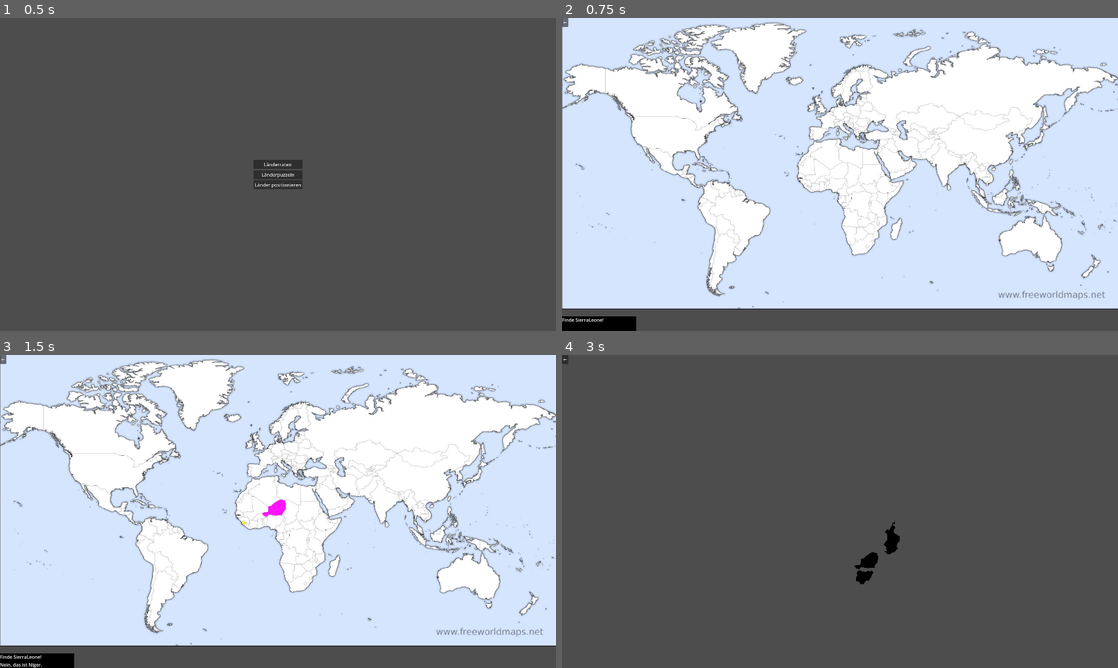
Above: before the commit, frames 1-4 (two rows, left to right).
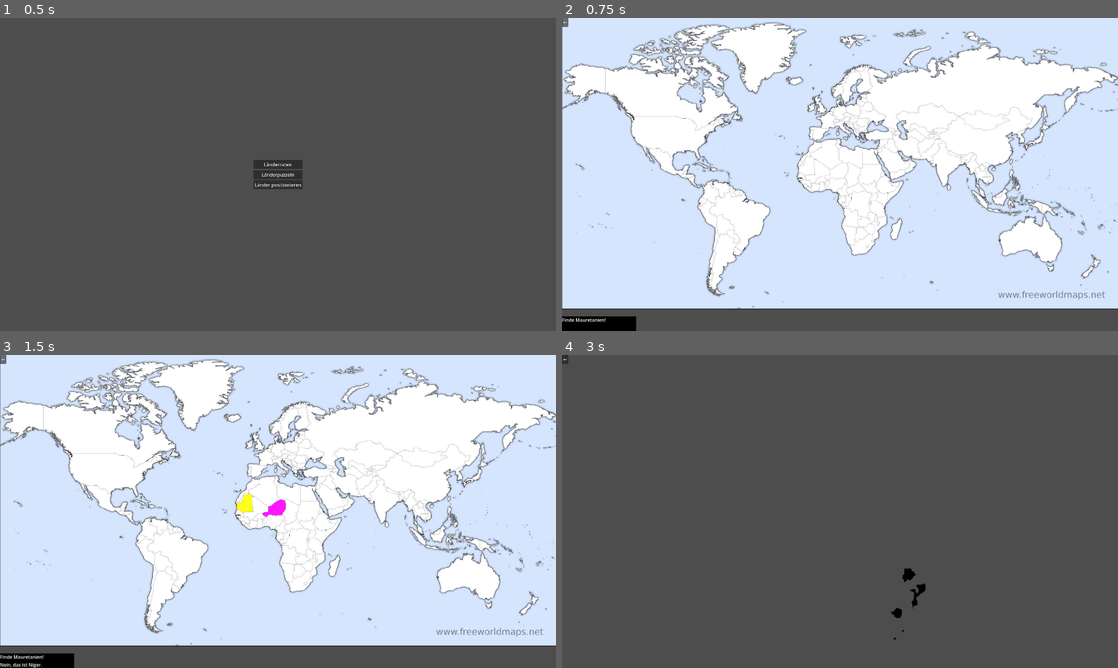
Above: after the commit, the same moments.

Repository: Anomasie/Atlas
Game: Godot game, scene res://szenen/GAME.tscn
Two runs of this game, one before a commit and one after it. Both use one fixed random seed, a clock stepped at 60 frames per second and the inputs below.
Inputs (mouse positions are in pixels of both pictures, inside the frame that each line leads up to):
- Up to frame 1 (0.5 s): no input
- Up to frame 2 (0.75 s): click "Länderraten" at 0.5 s
- Up to frame 3 (1.5 s): click (278, 511) at 1.25 s
- Up to frame 4 (3 s): click "←" at 2 s; click "Länderpuzzeln" at 2.75 s

Frame 1 is identical in both runs. In frame 2, less than 0.1% of the frame differs, in the area x 2-8%, y 95-98%; in frame 3, 0.2%; in frame 4, 0.6%, in the area x 52-66%, y 53-92%.

Commit message:
random puzzles

Diff:
--- a/karten/Länder.csv
+++ b/karten/Länder.csv
@@ -1,13 +1,14 @@
 Key;German;Neighbors
 Aegypten;Ägypten;Libyen,Palestina,Israel,Jordan,Sudan
 Aequatorialguinea;Äquatorialguinea;Gabun,Kamerun,SaoTomeUndPrincipe
+Aethiopien;Äqthiopien;Eritrea,Somaliland,Somalia,Kenia,Suedsudan,Sudan,Dschibuti
 Algerien;Algerien;Tunesien,Libyen,Niger,Mali,Mauretanien,Marokko
-Angola;Angola;DemokratischeRepubklikKongo,Kongo,Sambia,Namibia
+Angola;Angola;DemokratischeRepublikKongo,Kongo,Sambia,Namibia
 Benin;Benin;Nigeria,Niger,BurkinaFaso,Togo
 Botswana;Botswana;Namibia,Simbabwe,Suedafrika
-Burundi;Burundi;DemokratischeRepubklikKongoRuanda,Tansania
 BurkinaFaso;Burkina Faso;Benin,Togo,Ghana,Elfenbeinkueste,Mali,Niger
-DemokratischeRepubklikKongo;Demokratische Repubklik Kongo;Suedsudan,Uganda,Ruanda,Tansania,ZentralafrikanischeRepublik,Kongo,Angola,Sambia,Burundi
+Burundi;Burundi;DemokratischeRepublikKongo,Ruanda,Tansania
+DemokratischeRepublikKongo;Demokratische Republik Kongo;Suedsudan,Uganda,Ruanda,Tansania,ZentralafrikanischeRepublik,Kongo,Angola,Sambia,Burundi
 Dschibuti;Dschibuti;Eritrea,Aethiopien,Somaliland
 Elfenbeinkueste;Elfenbeinküste;Ghana,BurkinaFaso,Mali,Guinea,Liberia
 Eritrea;Eritrea;Dschibuti,Aethiopien,Sudan
@@ -18,12 +19,15 @@
 Guinea;Guinea;Mali,Guinea-Bissau,Senegal,SierraLeone,Liberia,Elfenbeinkueste
 Guinea-Bissau;Guinea-Bissau;Guinea,Senegal
 Kamerun;Kamerun;ZentralafrikanischeRepublik,Tschad,Nigeria,Gabun,Kongo,Aequatorialguinea,SaoTomeUndPrincipe
+KapVerde;Kap Verde;
 Kenia;Kenia;Somalia,Aethiopien,Suedsudan,Uganda,Tansania
-Kongo;Kongo;DemokratischeRepubklikKongo,ZentralafrikanischeRepublik,Kamerun,Gabun,Angola
+Komoren;Komoren;Madagaskar,Tansania,Mosambik
+Kongo;Kongo;DemokratischeRepublikKongo,ZentralafrikanischeRepublik,Kamerun,Gabun,Angola
 Lesotho;Lesotho;Suedafrika
 Liberia;Liberia;Elfenbeinkueste,Guinea,SierraLeone
 Libyen;Libyen;Algerien,Tunesien,Aegypten,Sudan,Tschad,Niger
 Madagaskar;Madagaskar;Mauritius,Seychellen
+Malawi;Malawi;Tansania,Mosambik,Sambia
 Mali;Mali;Algerien,Mauretanien,Niger,Senegal,Guinea,Elfenbeinkueste,BurkinaFaso
 Marokko;Marokko;WestSahara,Algerien,Mauretanien
 Mauretanien;Mauretanien;Mali,Algerien,Westsahara,Senegal,Mali
@@ -32,8 +36,8 @@
 Namibia;Namibia;Angola,Botswana,Sambia,Suedafrika
 Niger;Niger;Libyen,Tschad,Nigeria,Benin,BurkinaFaso,Mali,Algerien
 Nigeria;Nigeria;Kamerun,Tschad,Niger,Benin
-Ruanda;Ruanda;DemokratischeRepubklikKongo,Burundi,Uganda,Tansania
-Sambia;Sambia;DemokratischeRepubklikKongoAngola,Namibia,Simbabwe,Mosambik,Malawi,Tansania
+Ruanda;Ruanda;DemokratischeRepublikKongo,Burundi,Uganda,Tansania
+Sambia;Sambia;DemokratischeRepublikKongo,Angola,Namibia,Simbabwe,Mosambik,Malawi,Tansania
 Senegal;Senegal;Gambien,Mauretanien,Mali,Guinea,Guinea-Bissau
 Seychellen;Seychellen;Madagaskar,Mauritius
 SierraLeone;Sierra Leone;Liberia,Guinea
@@ -43,13 +47,10 @@
 Sudan;Sudan;Aegypten,Libyen,Tschad,ZentralafrikanischeRepublik,Suedsudan,Eritrea,Aethiopien
 Suedafrika;Südafrika;Lesotho,Eswatini,Mosambik,Namibia,Botswana,Simbabwe
 Suedsudan;Suedsudan;Sudan,Aethiopien,Kenia,Uganda,ZentralafrikanischeRepublik,DemokratischeRepublikKongo
-Tansania;Tansania;DemokratischeRepubklikKongo,Kenia,Ruanda,Burundi,Sambia,Malawi,Mosambik
+Tansania;Tansania;DemokratischeRepubkliKongo,Kenia,Ruanda,Burundi,Sambia,Malawi,Mosambik
 Togo;Togo;Benin,BurkinaFaso,Ghana
 Tschad;Tschad;ZentralafrikanischeRepublik,Sudan,Libyen,Niger,Nigeria,Kamerun
 Tunesien;Tunesien;Algerien,Libyen
-Uganda;Uganda;DemokratischeRepubklikKongo,Suedsudan,Kenia,Ruanda
+Uganda;Uganda;DemokratischeRepublikKongo,Suedsudan,Kenia,Ruanda
 Westsahara;Westsahara;Marokko,Mauretanien
-ZentralafrikanischeRepublik;Zentralafrikanische Republik;DemokratischeRepubklikKongo, Suedsudan,Tschad,Sudan,Kamerun,Kongo
-KapVerde;Kap Verde;
-Komoren;Komoren;Madagaskar,Tansania,Mosambik
-Malawi;Malawi;Tansania,Mosambik,Sambia
+ZentralafrikanischeRepublik;Zentralafrikanische Republik;DemokratischeRepublikKongo, Suedsudan,Tschad,Sudan,Kamerun,Kongo
--- a/szenen/Global.gd
+++ b/szenen/Global.gd
@@ -17,7 +17,7 @@
 			if keys[i] != "Neighbors":
 				countries[row_split[0]][keys[i]] = row_split[i]
 			else:
-				countries[row_split[0]][keys[i]] = row_split[i].split(",")
+				countries[row_split[0]][keys[i]] = Array(row_split[i].split(","))
 
 func wait(wait_time: float = 1.0) -> void:
 	if wait_time > 0:
--- a/szenen/Karte.gd
+++ b/szenen/Karte.gd
@@ -82,3 +82,12 @@
 			new_texture.centered = false
 #			new_texture.mouse_filter = Control.MOUSE_FILTER_IGNORE
 			AllSprites.add_child(new_texture)
+
+func random_cohesive_countries(start_country:String = Global.countries.keys().pick_random(), length=6) -> Array:
+	var result : Array = [start_country]
+	for _i in length - 1:
+		var new_entry : String = start_country
+		while new_entry in result:
+			new_entry = Global.countries[result.pick_random()]["Neighbors"].pick_random()
+		result.append(new_entry)
+	return result
--- a/szenen/Kartenpuzzlen/Kartenpuzzle.gd
+++ b/szenen/Kartenpuzzlen/Kartenpuzzle.gd
@@ -1,14 +1,20 @@
 extends PuzzleKarte
+
+var continue_game : bool = true
 
 func _ready() -> void:
 	AllSprites = $AllSprites
 	Cam = $Cam
-	puzzle()
+	run_game()
 
 func _input(event) -> void:
 	handle_input_click(event)
 
-func puzzle(load_country_names : PackedStringArray = ["Niger", "Nigeria", "Tschad", "Kamerun"]) -> void:
+func run_game() -> void:
+	while continue_game:
+		await puzzle()
+
+func puzzle(load_country_names : PackedStringArray = random_cohesive_countries()) -> void:
 	##### PREPARATION
 	# load countries
 	load_countries(load_country_names)
@@ -20,8 +26,14 @@
 		await check_whether_right
 	# tweak until actually right
 	await tweak_right(AllSprites.get_child(0).position)
-	$CanvasLayer/Control/Label2.text = "FINISHED!"
+	##### delete old ones
+	for sprite in AllSprites.get_children():
+		sprite.queue_free()
 
 func _on_back_pressed() -> void:
 	open_main_menu.emit()
 	queue_free()
+
+
+func _on_selected(country : String) -> void:
+	$CanvasLayer/Control/Label.text = country
--- a/szenen/Kartenpuzzlen/Kartenpuzzle.tscn
+++ b/szenen/Kartenpuzzlen/Kartenpuzzle.tscn
@@ -31,24 +31,13 @@
 
 [node name="Label" type="Label" parent="CanvasLayer/Control" unique_id=1677252492]
 layout_mode = 1
-anchors_preset = 2
-anchor_top = 1.0
-anchor_bottom = 1.0
-offset_top = -23.0
-offset_right = 40.0
-grow_vertical = 0
-
-[node name="Label2" type="Label" parent="CanvasLayer/Control" unique_id=1889114191]
-layout_mode = 1
-anchors_preset = 3
-anchor_left = 1.0
-anchor_top = 1.0
-anchor_right = 1.0
-anchor_bottom = 1.0
-offset_left = -40.0
-offset_top = -23.0
-grow_horizontal = 0
-grow_vertical = 0
+anchors_preset = 5
+anchor_left = 0.5
+anchor_right = 0.5
+offset_left = -20.0
+offset_right = 20.0
+offset_bottom = 23.0
+grow_horizontal = 2
 
 [node name="Back" type="Button" parent="CanvasLayer/Control" unique_id=1240314772]
 layout_mode = 0
@@ -56,4 +45,5 @@
 offset_bottom = 8.0
 text = "←"
 
+[connection signal="selected" from="." to="." method="_on_selected"]
 [connection signal="pressed" from="CanvasLayer/Control/Back" to="." method="_on_back_pressed"]
--- a/szenen/Länderplatzieren/Länderplatzieren.gd
+++ b/szenen/Länderplatzieren/Länderplatzieren.gd
@@ -1,18 +1,20 @@
 extends PuzzleKarte
 
+var continue_game : bool = true
 
 func _ready() -> void:
 	SELECTION_COLOR = Color.BLUE
 	AllSprites = $AllSprites
-	puzzle()
+	run_game()
 
 func _input(event) -> void:
 	handle_input_click(event)
 
-func puzzle(load_country_name: String = "Mosambik") -> void:
+func puzzle(load_country_name: String = Global.countries.keys().pick_random()) -> void:
 	##### PREPARATION
 	# load countries
 	load_countries([load_country_name])
+	$Top/Control/Label.text = Global.countries[load_country_name]["German"]
 	# shuffle a bit
 	for sprite in AllSprites.get_children():
 		sprite.position += Vector2(randf()*200, randf()*200)
@@ -22,6 +24,13 @@
 	# tweak until actually right
 	await tweak_right(Vector2.ZERO)
 
+func run_game() -> void:
+	while continue_game:
+		await puzzle()
+		# reset
+		for kid in AllSprites.get_children():
+			kid.queue_free()
+
 func _on_back_pressed() -> void:
 	open_main_menu.emit()
 	queue_free()
--- a/szenen/Länderplatzieren/Länderplatzieren.tscn
+++ b/szenen/Länderplatzieren/Länderplatzieren.tscn
@@ -22,9 +22,29 @@
 
 [node name="Top" type="CanvasLayer" parent="." unique_id=1631853549]
 
-[node name="Back" type="Button" parent="Top" unique_id=1993473451]
-offset_right = 8.0
-offset_bottom = 8.0
+[node name="Control" type="Control" parent="Top" unique_id=1900381032]
+layout_mode = 3
+anchors_preset = 15
+anchor_right = 1.0
+anchor_bottom = 1.0
+grow_horizontal = 2
+grow_vertical = 2
+mouse_filter = 2
+
+[node name="Label" type="Label" parent="Top/Control" unique_id=329673776]
+layout_mode = 1
+anchors_preset = 5
+anchor_left = 0.5
+anchor_right = 0.5
+offset_left = -20.0
+offset_right = 20.0
+offset_bottom = 23.0
+grow_horizontal = 2
+
+[node name="Back" type="Button" parent="Top/Control" unique_id=1993473451]
+layout_mode = 0
+offset_right = 23.0
+offset_bottom = 31.0
 text = "←"
 
-[connection signal="pressed" from="Top/Back" to="." method="_on_back_pressed"]
+[connection signal="pressed" from="Top/Control/Back" to="." method="_on_back_pressed"]
--- a/szenen/PuzzleKarte.gd
+++ b/szenen/PuzzleKarte.gd
@@ -3,6 +3,7 @@
 
 signal check_whether_right
 signal open_main_menu
+signal selected
 
 var SELECTION_COLOR = Color.WHITE
 const EPSILON = 10.0
@@ -24,10 +25,12 @@
 		var country = get_country(get_global_mouse_position())
 		if AllSprites.has_node(country):
 			dragging_country = country
+			selected.emit(country)
 			drag_origin = get_global_mouse_position()
 			con_origin = AllSprites.get_node(dragging_country).position
 			highlight([country], SELECTION_COLOR)
 	elif event.is_action_released("click"):
+		selected.emit("")
 		dragging_country = ""
 		check_whether_right.emit()
 		hide_highlight()
Not shown, added: karten/.~lock.Länder.csv#
